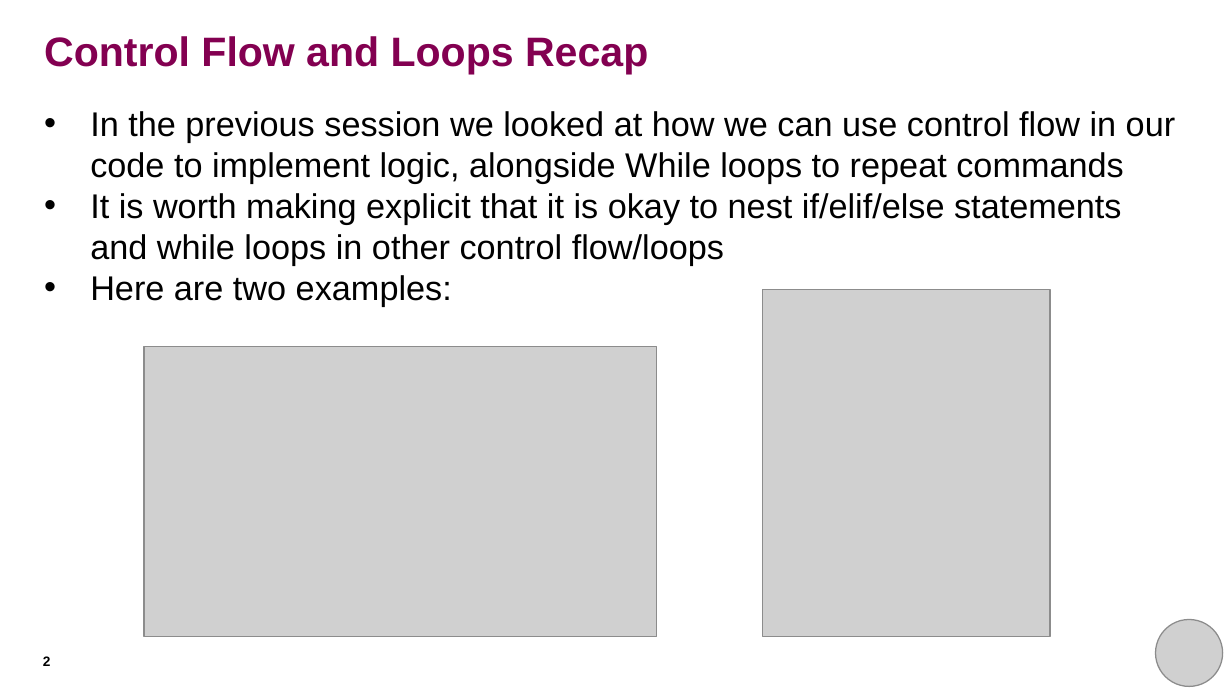
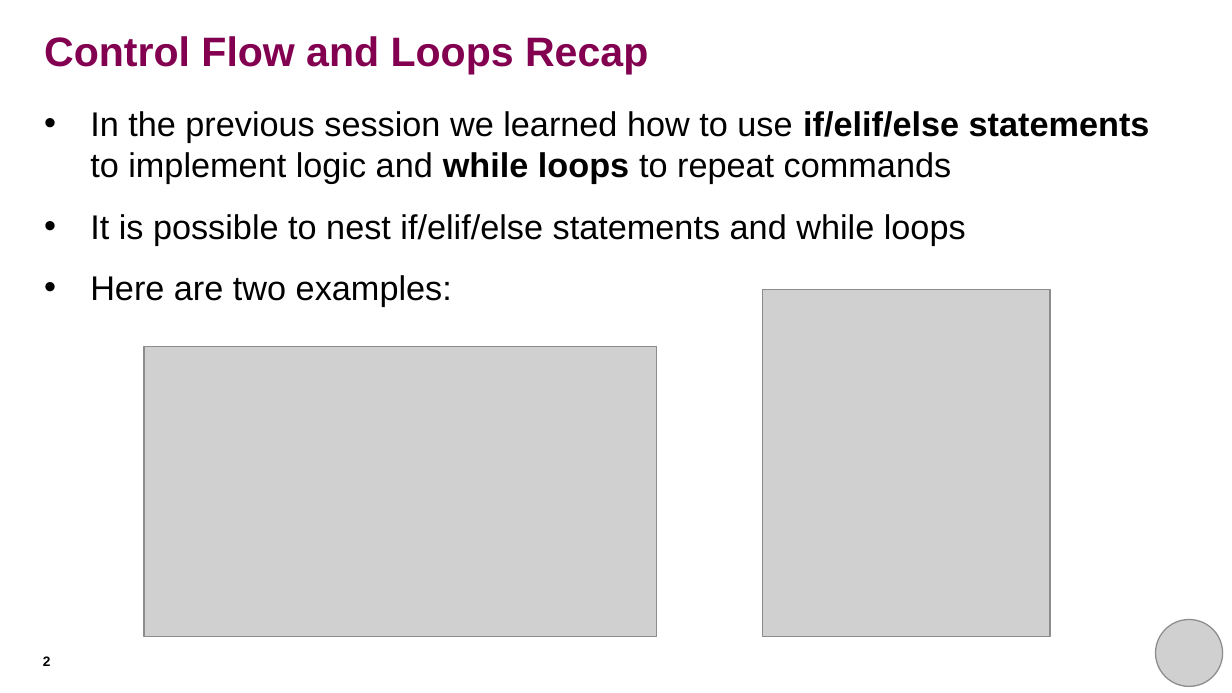
Before and after one commit to rkhetani/beginners-python, a slide deck: slide 2 of session_four/session_four_presentation.pptx. Drawn at 1232x693 pixels with LibreOffice and Linux fonts; fonts in the diff are those of the drawing; grey boxes stand for pictures. Boxes give left, top, right and bottom in pixels: in the first picture for what was removed or moved away, otherwise in the second. Text is boxed around its words. In the diff, an @@ line names an element or a change of style, - is before the commit and + after.

Commit message:
Updated session 4 slides
- updated text of most slides to make it more concise
- increased line spacing
- highlighted key concepts with bold characters
- highlighted puzzle slides with a different background

```diff
--- a/session_four/session_four_presentation.pptx
+++ b/session_four/session_four_presentation.pptx
@@ text at (90,111,1150,245): text changed @@
-• In the previous session we looked at how we can use control flow in our code to implement logic, alongside While loops to repeat commands
-• It is worth making explicit that it is okay to nest if/elif/else statements and while loops in other control flow/loops
+• In the previous session we learned how to use if/elif/else statements to implement logic and while loops to repeat commands
+• It is possible to nest if/elif/else statements and while loops
```
Also in this commit, not shown: 18 other slides changed.
